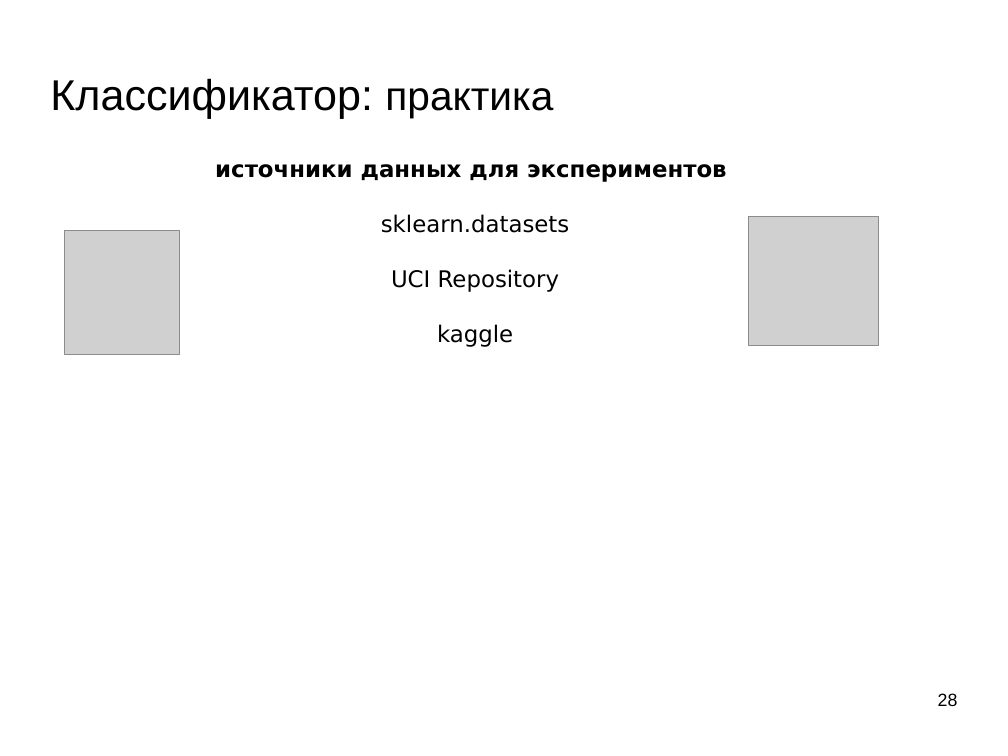
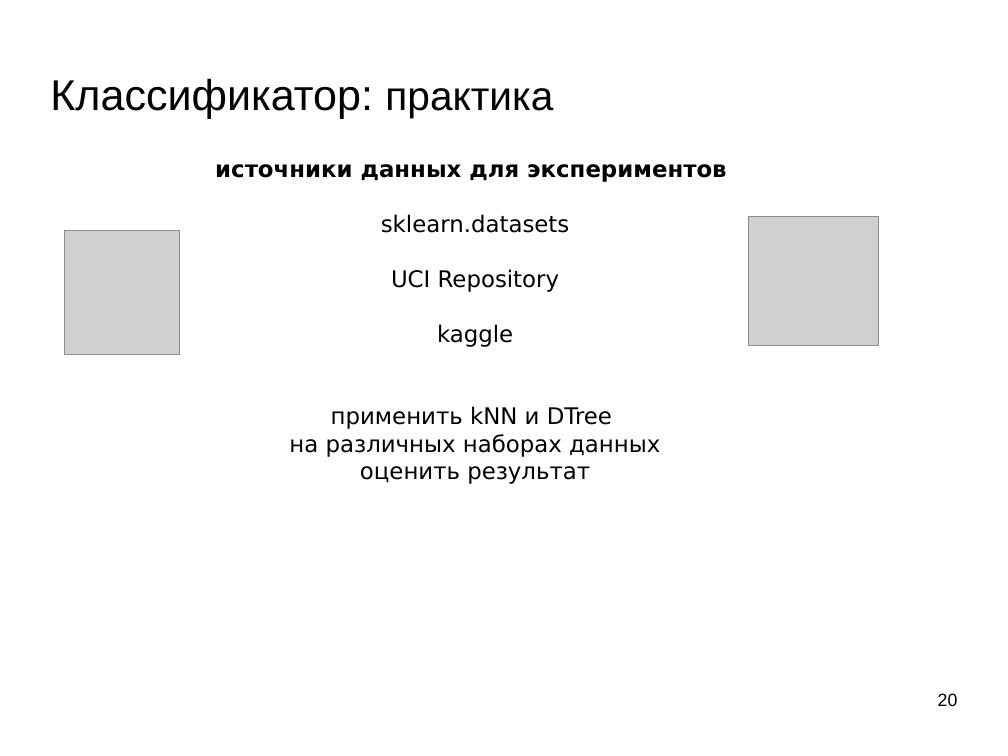
Before and after one commit to mechanoid5/ml_lectorium_legacy, a slide deck: slide 20 of 07-roc-auc.odp (slide 28 before the commit). Drawn at 1008x756 pixels with LibreOffice and Linux fonts; fonts in the diff are those of the drawing; grey boxes stand for pictures; background and template pictures are left out. Boxes give left, top, right and bottom in pixels: in the first picture for what was removed or moved away, otherwise in the second. Text is boxed around its words. In the diff, an @@ line names an element or a change of style, - is before the commit and + after.

```diff
--- a/07-roc-auc.odp
+++ b/07-roc-auc.odp
@@ text at box(289, 406, 660, 484): paragraphs added @@
+применить kNN и DTree
+на различных наборах данных
+оценить результат
@@ page number at box(938, 693, 958, 706): text changed @@
-28
+20
```
Also in this commit, not shown: 11 other slides changed, 1 slide added, 9 slides removed.
